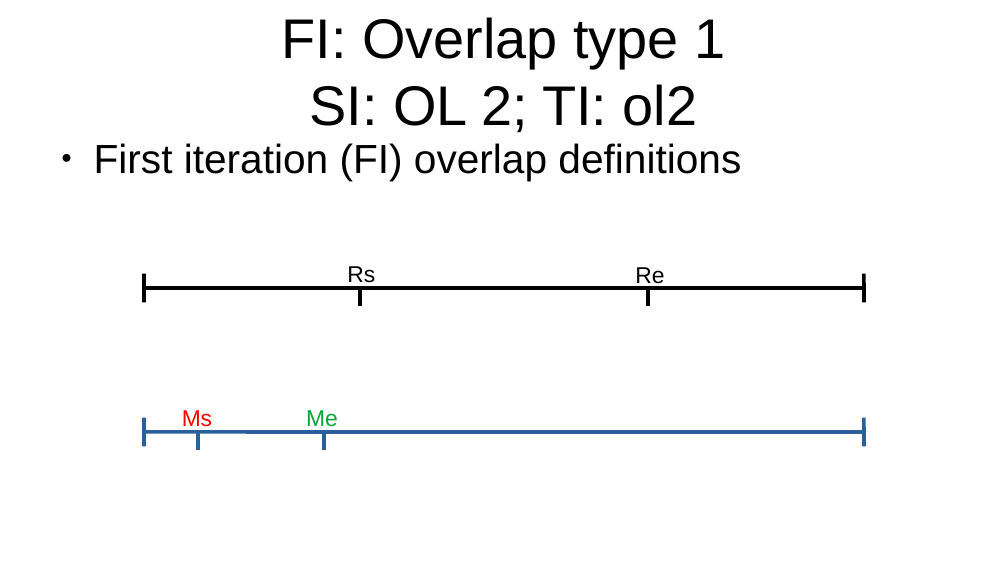
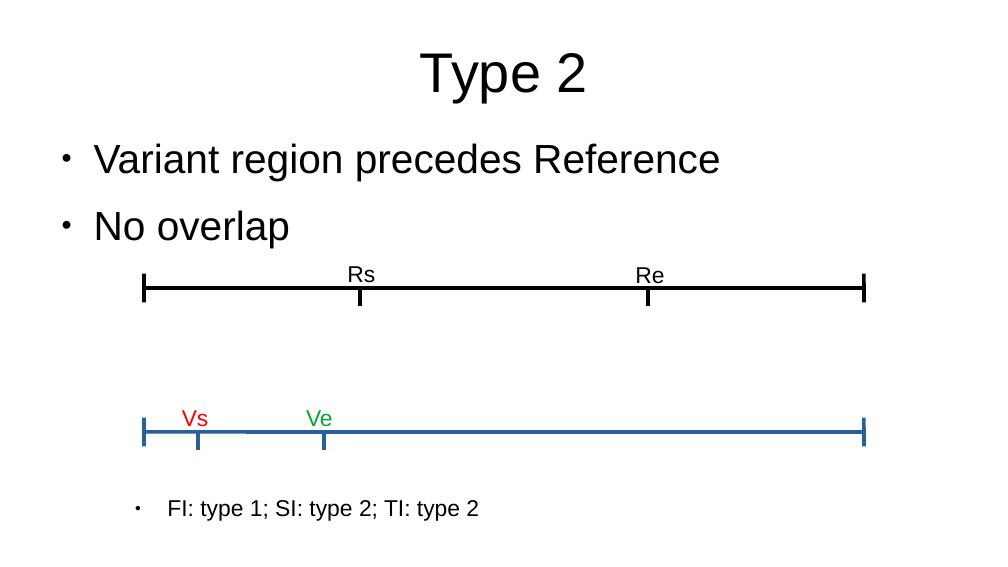
Before and after one commit to Replicon-genetics/rg_exploder_public_documents, a slide deck: slide 13 of Overlap_types_decription.odp (slide 8 before the commit). Drawn at 1008x567 pixels with LibreOffice and Linux fonts; fonts in the diff are those of the drawing. Boxes give left, top, right and bottom in pixels: in the first picture for what was removed or moved away, otherwise in the second. Text is boxed around its words. In the diff, an @@ line names an element or a change of style, - is before the commit and + after.

Commit message:
Overlap types description
Modified for current implementation, rewording and retaining legacy information

```diff
--- a/Overlap_types_decription.odp
+++ b/Overlap_types_decription.odp
@@ title at (420, 53, 588, 102): text changed @@
-FI: Overlap type 1
-SI: OL 2; TI: ol2
+Type 2
@@ text at (94, 143, 720, 247): text changed @@
-● First iteration (FI) overlap definitions
+● Variant region precedes Reference
+● No overlap
@@ text at (182, 410, 209, 432): text changed @@
-Ms
+Vs
@@ text at (306, 410, 333, 432): text changed @@
-Me
+Ve
@@ text added at (167, 500, 479, 521), 18 pt, text #000000 @@
+● FI: type 1; SI: type 2; TI: type 2
```
Also in this commit, not shown: 21 other slides changed, 5 slides added, 1 slide removed, 1 other file.
